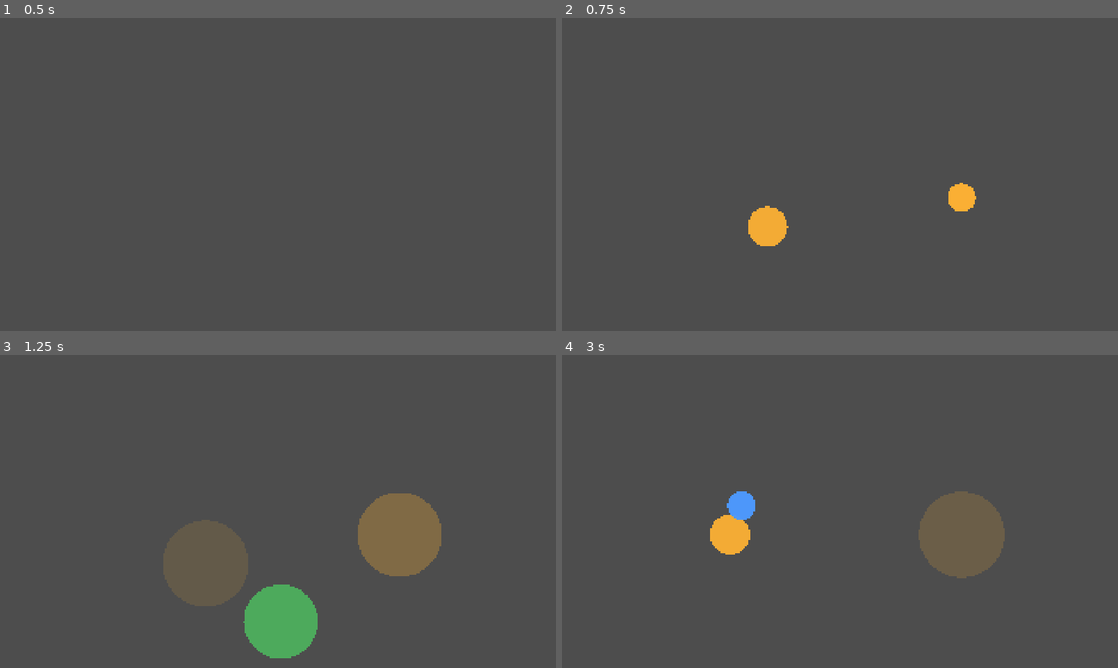
Above: before the commit, frames 1-4 (two rows, left to right).
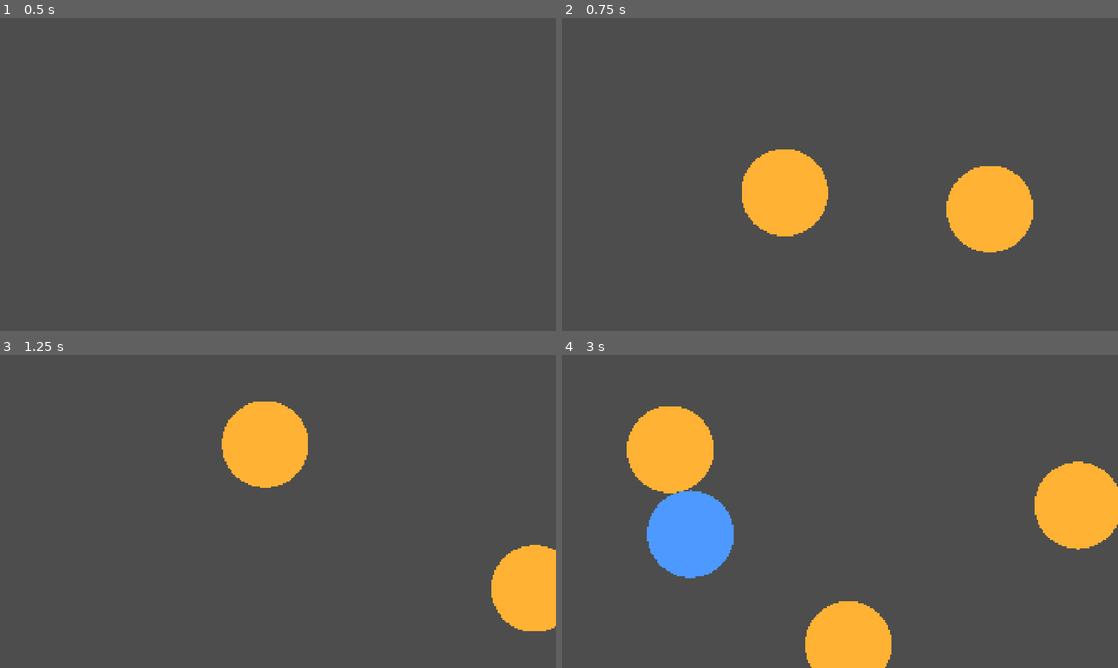
Above: after the commit, the same moments.

Repository: pkuaigan/keyboard-visualizer
Game: Godot game, scene res://Scenes/Main.tscn
The game is run twice, just before and just after one commit, with the same random seed, the same clock (stepped at 60 frames per second) and the same inputs.
Inputs:
- Up to frame 1 (0.5 s): no input
- Up to frame 2 (0.75 s): tap Enter at 0.5 s; hold D from 0.53 s (still down); tap P at 0.6 s
- Up to frame 3 (1.25 s): keep holding D; tap Space at 0.77 s
- Up to frame 4 (3 s): release D at 1.28 s; hold S 1.28-2.03 s; tap 1 at 1.35 s; tap Space at 1.52 s; tap P at 1.55, 2.3 s; hold D 2.03-2.78 s; tap 2 at 2.1 s; hold W from 2.78 s (still down); tap 3 at 2.85 s

Frame 1 is identical in both runs. In frame 2, 6.3% of the frame differs, in the area x 32-85%, y 42-75%; in frame 3, 12%; in frame 4, 17%, in the area x 11-100%, y 16-100%.

Commit message:
flying particles ? maybe remove

Diff:
--- a/Scripts/key_particle.gd
+++ b/Scripts/key_particle.gd
@@ -4,15 +4,17 @@
 var time := 0.0
 var color := Color.WHITE
 var alpha := 1.0
+var direction : Vector2
 
 func setup(p_color: Color, intensity: float) -> void:
 	color = p_color
-	var tween := create_tween()
-	tween.set_parallel(true)
+	#var tween := create_tween()
+	#tween.set_parallel(true)
 	_get_properties(intensity)
-	tween.tween_method(_set_radius, 1.0, radius, time).set_trans(Tween.TRANS_QUAD).set_ease(Tween.EASE_OUT)
-	tween.tween_method(_set_alpha, 1.0, 0.0, time).set_trans(Tween.TRANS_QUAD).set_ease(Tween.EASE_IN)
-	tween.chain().tween_callback(queue_free)
+	_fly_in_direction(250.0, time)
+	#tween.tween_method(_set_radius, 1.0, radius, time).set_trans(Tween.TRANS_QUAD).set_ease(Tween.EASE_OUT)
+	#tween.tween_method(_set_alpha, 1.0, 0.0, time).set_trans(Tween.TRANS_QUAD).set_ease(Tween.EASE_IN)
+	#tween.chain().tween_callback(queue_free)
 
 func _set_radius(r: int) -> void:
 	radius = r
@@ -25,20 +27,37 @@
 func _get_properties(intensity: float) -> void: # tweak
 	if intensity > 0.95: # maybe a skill issue but only get .95 when mashing keys vs actually typing so larger radius.... the small radius for mashing looks silly
 		radius = 200
-		time = 0.1
-	if intensity > 0.9:
+		time = 0.7
+	elif intensity > 0.9:
 		radius = 75
-		time = 0.3
+		time = 0.9
 	elif intensity > 0.8:
 		radius = 90
-		time = 0.5
+		time = 1.0
 	elif intensity > 0.75:
 		radius = 120
-		time = 0.7
+		time = 1.5
 	else:
 		radius = 150
-		time = 0.75
+		time = 1.7
 
+func _get_direction() -> Vector2:
+	direction.x = randi_range(-10,10)
+	direction.y = randi_range(-10,10)
+	if direction.x != 0 and direction.y != 0:
+		return Vector2(direction.x, direction.y)
+	else:
+		return Vector2(5,1) # change
+
+
+func _fly_in_direction(speed: float, duration: float) -> void:
+	direction = _get_direction()
+	var distance = direction * speed
+	var tween := create_tween()
+	tween.tween_property(self, "position", distance, duration).as_relative()
+	tween.tween_method(_set_alpha, 1.0, 0.0, time).set_trans(Tween.TRANS_QUAD).set_ease(Tween.EASE_IN)
+
+	queue_redraw()
 
 func _draw() -> void:
 	draw_circle(Vector2.ZERO, radius, Color(color.r, color.g, color.b, alpha))
